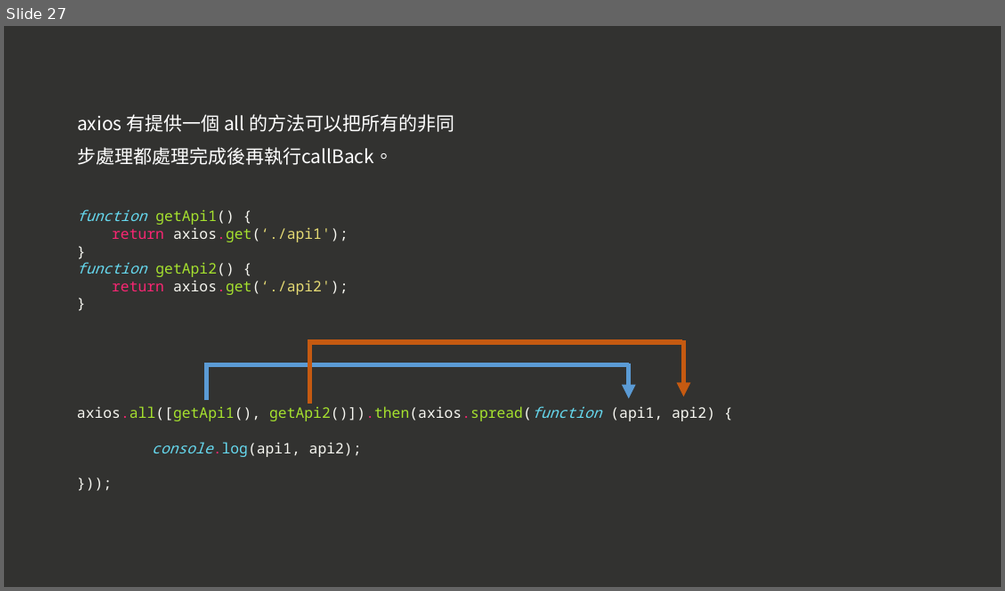
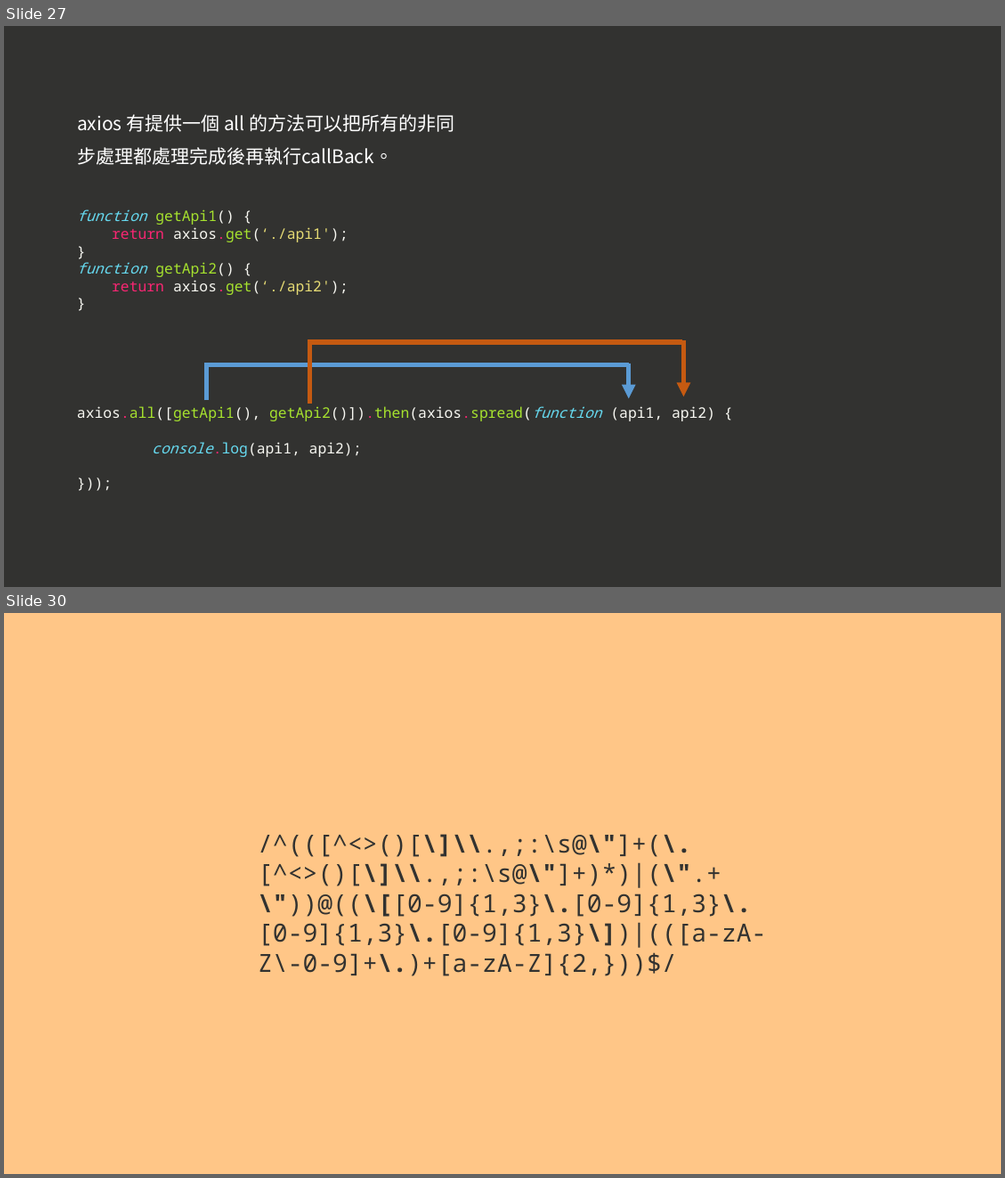
Before and after one commit to a23246542/JS_course_Intermediate_example, a slide deck: 現代 JavaScript 職人之路｜ 中階篇.pptx. Shown one above the other, each under a label of ours: slide 27 before the commit, slides 27 and 30 after it; the slides between them are not shown. The pictures are 1005x591 and 1005x1178 pixels, drawn with LibreOffice and Linux fonts; fonts in the diff are those of the drawing. Boxes give left, top, right and bottom in pixels: in the first picture for what was removed or moved away, otherwise in the second. Text is boxed around its words. In the diff, an @@ line names an element or a change of style, - is before the commit and + after.

```diff
--- a/現代 JavaScript 職人之路｜ 中階篇.pptx
+++ b/現代 JavaScript 職人之路｜ 中階篇.pptx
@@ slide 30 added at (4, 613, 1001, 1174), background #FFC687 @@
@@ text added at (258, 834, 766, 976), 24 pt, text #323230 @@
+/^(([^<>()[\]\\.,;:\s@\"]+(\.[^<>()[\]\\.,;:\s@\"]+)*)|(\".+\"))@((\[[0-9]{1,3}\.[0-9]{1,3}\.[0-9]{1,3}\.[0-9]{1,3}\])|(([a-zA-Z\-0-9]+\.)+[a-zA-Z]{2,}))$/
```
Also in this commit, not shown: 14 other slides added, 2 slides removed, 2 other files.
